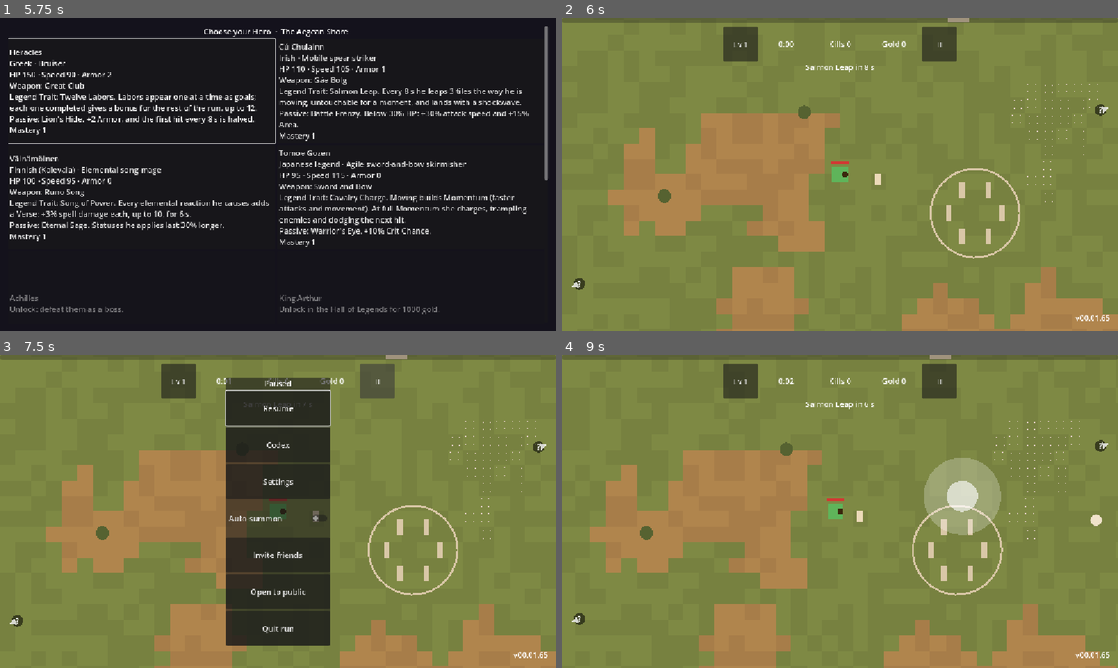
Above: before the commit, frames 1-4 (two rows, left to right).
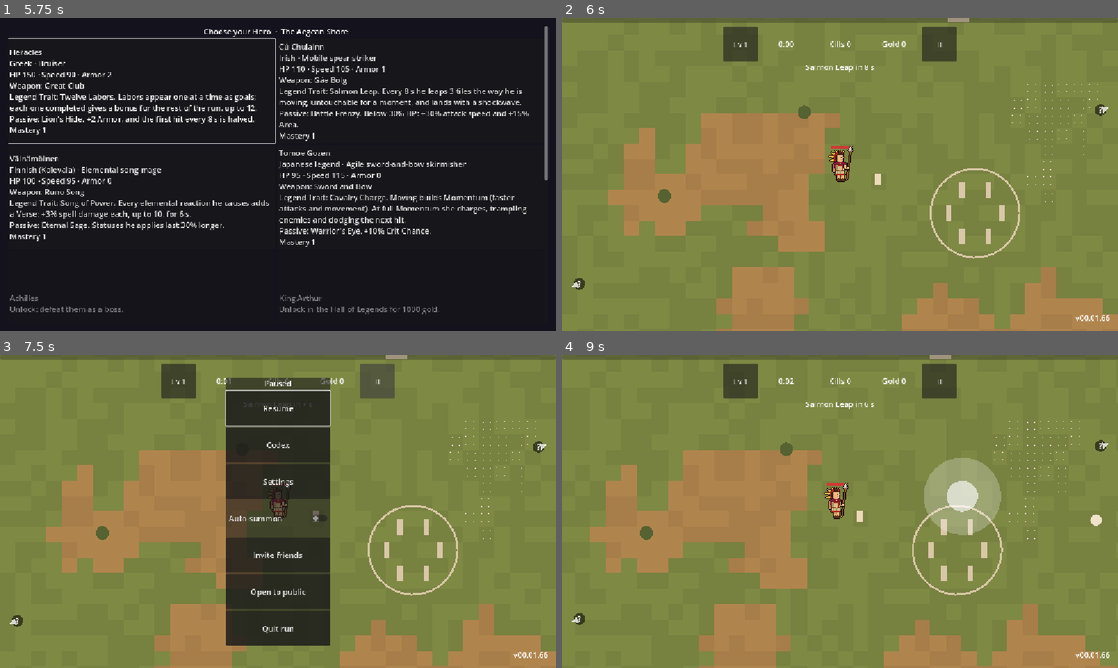
Above: after the commit, the same moments.

Repository: Zephino/Mythriven
Game: Godot game, scene res://scenes/main.tscn
Same seed, same stepped clock (60 frames per second), same inputs: the game is played once before the commit and once after it.
Inputs (mouse positions are in pixels of both pictures, inside the frame that each line leads up to):
- Up to frame 1 (5.75 s): click "Play" at 0.5 s; click "Play" at 1.25 s; click "Co-op" at 2 s; click "Public Games" at 2.75 s; click "Hall of Legends" at 3.5 s; click "Leaderboard" at 4.25 s; click "Suggest a Feature" at 5 s
- Up to frame 2 (6 s): click "The Aegean Shore Best none ye…" at 5.75 s
- Up to frame 3 (7.5 s): click "Lv 1" at 6.5 s; click "II" at 7.25 s
- Up to frame 4 (9 s): click "Resume" at 8 s; tap Enter (ui_accept) at 8.75 s; move the mouse to (962, 495) at 8.77 s; hold D (move_right) from 8.78 s (still down); hold Tab (level_badge) from 8.78 s (still down); click (962, 495) at 8.92 s

Frame 1 is identical in both runs. In frame 2, 0.4% of the frame differs, in the area x 47-99%, y 40-97%; in frame 3, 0.2%; in frame 4, 0.3%.

Commit message:
v00.01.66 Review: Cú Chulainn's sprite and the shared Hero body kit
Co-Authored-By: Claude Opus 5.5 <noreply@anthropic.com>
Claude-Session: https://claude.ai/code/session_015nF5Mw8v9R2Etpth2EQKF7

Diff:
--- /dev/null
+++ b/data/art/cu_chulainn.json
@@ -0,0 +1,216 @@
+{
+ "_doc": "C\u00fa Chulainn (GAME_DESIGN.md: Heroes; art 10/31/2026). Built by tools/art/build_cu_chulainn.py on the shared body in tools/art/hero_kit.py; rules in docs/ART_RULES.md. From the T\u00e1in B\u00f3 C\u00faailnge (Book of Leinster description of him): hair of three colours, dark at the roots, blood-red in the middle, gold at the tips; young and beardless; a crimson mantle fastened with a brooch over a white tunic with red embroidery. Not based on any modern version (GAME_DESIGN.md: avoid the Fate/Grand Order design). His weapon, the G\u00e1e Bolg, is drawn separately (data/art/weapons/) at his hand.",
+ "size": [
+  24,
+  34
+ ],
+ "anchor": [
+  14,
+  32
+ ],
+ "hand": [
+  22,
+  17
+ ],
+ "palette": {
+  "o": "#24160e",
+  "k": "#140c08",
+  "s": "#f0c49a",
+  "S": "#c48e66",
+  "h": "#3a2414",
+  "q": "#b02a20",
+  "u": "#e8c04a",
+  "r": "#d8c8a0",
+  "R": "#a8966e",
+  "m": "#8a2042",
+  "M": "#5a1430",
+  "y": "#d8b048",
+  "b": "#5c3a1c"
+ },
+ "frames": {
+  "idle": [
+   [
+    "........ouo.ouo..o......",
+    ".....o...ouooqo.ouo.....",
+    "....ouooooqqoqqoqo......",
+    ".....ouuuoqqhhhhqo......",
+    "......ouqqqhhhhhho......",
+    "...oooooqqhSssssso......",
+    "..ouuuuuqhhSssssso......",
+    "...ooouqqhhSsssksso.....",
+    "......ooqhhSssssso......",
+    "....oouuqhhSsssSso......",
+    "...ouuuuqqhSssssso......",
+    "....ooooooohSsssoo......",
+    "........oommmmmmmmoo....",
+    ".......ommmmmmymmmmmo...",
+    "......oSMMMMMMMMMMMMo...",
+    "......oSmmRRqqqqqosso...",
+    "......oSmmRRrrrrqossooo.",
+    "......oSMmRRrrrrqossosso",
+    "......oSSoRRrrrrqroSssso",
+    "......oSSoRRrrrrqrooooo.",
+    "......oSSobbbbybbbo.....",
+    "......ossorRrrRrrro.....",
+    ".......ooorRrrRrrro.....",
+    ".........orRrrRrrro.....",
+    "........oqqqqqqqqqqo....",
+    "........oqqqqqqqqqqo....",
+    ".........ooSssoSsso.....",
+    "..........oSssoSsso.....",
+    "..........osssossso.....",
+    "..........osbsosbso.....",
+    "..........obbbobbbo.....",
+    "..........obbbbbbbbo....",
+    "...........oooooooo.....",
+    "........................"
+   ]
+  ],
+  "walk": [
+   [
+    "........ouo.ouo..o......",
+    ".....o...ouooqo.ouo.....",
+    "....ouooooqqoqqoqo......",
+    ".....ouuuoqqhhhhqo......",
+    "......ouqqqhhhhhho......",
+    "...oooooqqhSssssso......",
+    "..ouuuuuqhhSssssso......",
+    "...ooouqqhhSsssksso.....",
+    "......ooqhhSssssso......",
+    "....oouuqhhSsssSso......",
+    "...ouuuuqqhSssssso......",
+    "....ooooooohSsssoo......",
+    "........oommmmmmmmoo....",
+    ".......ommmmmmymmmmmo...",
+    "......oSMMMMMMMMMMMMo...",
+    "......oSmmRRqqqqqosso...",
+    "......oSmmRRrrrrqossooo.",
+    "......oSMmRRrrrrqossosso",
+    "......oSSoRRrrrrqroSssso",
+    "......oSSoRRrrrrqrooooo.",
+    "......oSSobbbbybbbo.....",
+    "......ossorRrrRrrro.....",
+    ".......ooorRrrRrrro.....",
+    ".........orRrrRrrro.....",
+    "........oqqqqqqqqqqo....",
+    "........oqqqqqqqqqqo....",
+    ".........oSssoooSsso....",
+    ".........oSsso.oSsso....",
+    ".........ossso.ossso....",
+    ".........osbso.osbso....",
+    ".........obbbo.obbbo....",
+    ".........obbbboobbbbo...",
+    "..........oooo..oooo....",
+    "........................"
+   ],
+   [
+    "........ouo.ouo..o......",
+    ".....o...ouooqo.ouo.....",
+    "....ouooooqqoqqoqo......",
+    ".....ouuuoqqhhhhqo......",
+    "......ouqqqhhhhhho......",
+    "...oooooqqhSssssso......",
+    "..ouuuuuqhhSssssso......",
+    "...ooouqqhhSsssksso.....",
+    "......ooqhhSssssso......",
+    "....oouuqhhSsssSso......",
+    "...ouuuuqqhSssssso......",
+    "....ooooooohSsssoo......",
+    "........oommmmmmmmoo....",
+    ".......ommmmmmymmmmmo...",
+    "......oSMMMMMMMMMMMMo...",
+    "......oSmmRRqqqqqosso...",
+    "......oSmmRRrrrrqossooo.",
+    "......oSMmRRrrrrqossosso",
+    "......oSSoRRrrrrqroSssso",
+    "......oSSoRRrrrrqrooooo.",
+    "......oSSobbbbybbbo.....",
+    "......ossorRrrRrrro.....",
+    ".......ooorRrrRrrro.....",
+    ".........orRrrRrrro.....",
+    "........oqqqqqqqqqqo....",
+    "........oqqqqqqqqqqo....",
+    ".........ooSssoSsso.....",
+    "..........oSssoSsso.....",
+    "..........osssossso.....",
+    "..........osbsosbso.....",
+    "..........obbbobbbo.....",
+    "..........obbbbbbbbo....",
+    "...........oooooooo.....",
+    "........................"
+   ],
+   [
+    "........ouo.ouo..o......",
+    ".....o...ouooqo.ouo.....",
+    "....ouooooqqoqqoqo......",
+    ".....ouuuoqqhhhhqo......",
+    "......ouqqqhhhhhho......",
+    "...oooooqqhSssssso......",
+    "..ouuuuuqhhSssssso......",
+    "...ooouqqhhSsssksso.....",
+    "......ooqhhSssssso......",
+    "....oouuqhhSsssSso......",
+    "...ouuuuqqhSssssso......",
+    "....ooooooohSsssoo......",
+    "........oommmmmmmmoo....",
+    ".......ommmmmmymmmmmo...",
+    "......oSMMMMMMMMMMMMo...",
+    "......oSmmRRqqqqqosso...",
+    "......oSmmRRrrrrqossooo.",
+    "......oSMmRRrrrrqossosso",
+    "......oSSoRRrrrrqroSssso",
+    "......oSSoRRrrrrqrooooo.",
+    "......oSSobbbbybbbo.....",
+    "......ossorRrrRrrro.....",
+    ".......ooorRrrRrrro.....",
+    ".........orRrrRrrro.....",
+    "........oqqqqqqqqqqo....",
+    "........oqqqqqqqqqqo....",
+    ".........oooSsSssoo.....",
+    "...........oSsSsso......",
+    "...........ossssso......",
+    "...........osbsbso......",
+    "...........obbbbbo......",
+    "...........obbbbbbo.....",
+    "............oooooo......",
+    "........................"
+   ],
+   [
+    "........ouo.ouo..o......",
+    ".....o...ouooqo.ouo.....",
+    "....ouooooqqoqqoqo......",
+    ".....ouuuoqqhhhhqo......",
+    "......ouqqqhhhhhho......",
+    "...oooooqqhSssssso......",
+    "..ouuuuuqhhSssssso......",
+    "...ooouqqhhSsssksso.....",
+    "......ooqhhSssssso......",
+    "....oouuqhhSsssSso......",
+    "...ouuuuqqhSssssso......",
+    "....ooooooohSsssoo......",
+    "........oommmmmmmmoo....",
+    ".......ommmmmmymmmmmo...",
+    "......oSMMMMMMMMMMMMo...",
+    "......oSmmRRqqqqqosso...",
+    "......oSmmRRrrrrqossooo.",
+    "......oSMmRRrrrrqossosso",
+    "......oSSoRRrrrrqroSssso",
+    "......oSSoRRrrrrqrooooo.",
+    "......oSSobbbbybbbo.....",
+    "......ossorRrrRrrro.....",
+    ".......ooorRrrRrrro.....",
+    ".........orRrrRrrro.....",
+    "........oqqqqqqqqqqo....",
+    "........oqqqqqqqqqqo....",
+    ".........ooSssoSsso.....",
+    "..........oSssoSsso.....",
+    "..........osssossso.....",
+    "..........osbsosbso.....",
+    "..........obbbobbbo.....",
+    "..........obbbbbbbbo....",
+    "...........oooooooo.....",
+    "........................"
+   ]
+  ]
+ }
+}
--- a/data/art/heracles.json
+++ b/data/art/heracles.json
@@ -1,5 +1,5 @@
 {
- "_doc": "Heracles (GAME_DESIGN.md: Heroes; art style test, owner request 10/31/2026, second version after the owner's feedback). Pixel art as rows of letters, 1 letter = 1 pixel, drawn facing right; the game mirrors it to face left. '.' is transparent; every other letter is a colour from palette. Frames: idle, and walk (played in turn while moving). anchor is the pixel under the middle of the feet; hand is the pixel in his right fist where his weapon's grip goes (the weapon he uses most is drawn there, data/art/weapons/). Iconography from Greek vase painting and Pseudo-Apollodorus (Bibliotheca 2.5.1): the Nemean lion's skin worn as a hood (its head over his), its paws knotted at the throat (no cloak behind him, owner request 10/31/2026); a beard; a short chiton; sandals; and his club. Drawn by scratchpad tool build_heracles.py (shapes, then an automatic dark outline).",
+ "_doc": "Heracles (GAME_DESIGN.md: Heroes; owner-approved art style, 10/31/2026). Built by tools/art/build_heracles.py on the shared body in tools/art/hero_kit.py; rules in docs/ART_RULES.md. Iconography from Greek vase painting and Pseudo-Apollodorus (Bibliotheca 2.5.1): the Nemean lion's skin worn as a hood (its head over his), its paws knotted at the throat (no cloak behind him, owner request); a beard; a short chiton; sandals. His weapon is drawn separately (data/art/weapons/) at his hand.",
  "size": [
   24,
   34
@@ -7,6 +7,10 @@
  "anchor": [
   14,
   32
+ ],
+ "hand": [
+  22,
+  17
  ],
  "palette": {
   "o": "#24160e",
@@ -209,9 +213,5 @@
     "........................"
    ]
   ]
- },
- "hand": [
-  22,
-  17
- ]
+ }
 }
--- a/project.godot
+++ b/project.godot
@@ -11,7 +11,7 @@
 [application]
 
 config/name="Mythriven"
-config/version="00.01.65"
+config/version="00.01.66"
 run/main_scene="res://scenes/main.tscn"
 config/features=PackedStringArray("4.7", "GL Compatibility")
 
Not shown, changed: CHANGELOG.md
Not shown, changed: VERSION
Not shown, changed: docs/AI_STATUS.md
Not shown, changed: docs/ART_RULES.md
Not shown, added: tools/art/build_cu_chulainn.py
Not shown, changed: tools/art/build_heracles.py
Not shown, added: tools/art/hero_kit.py
